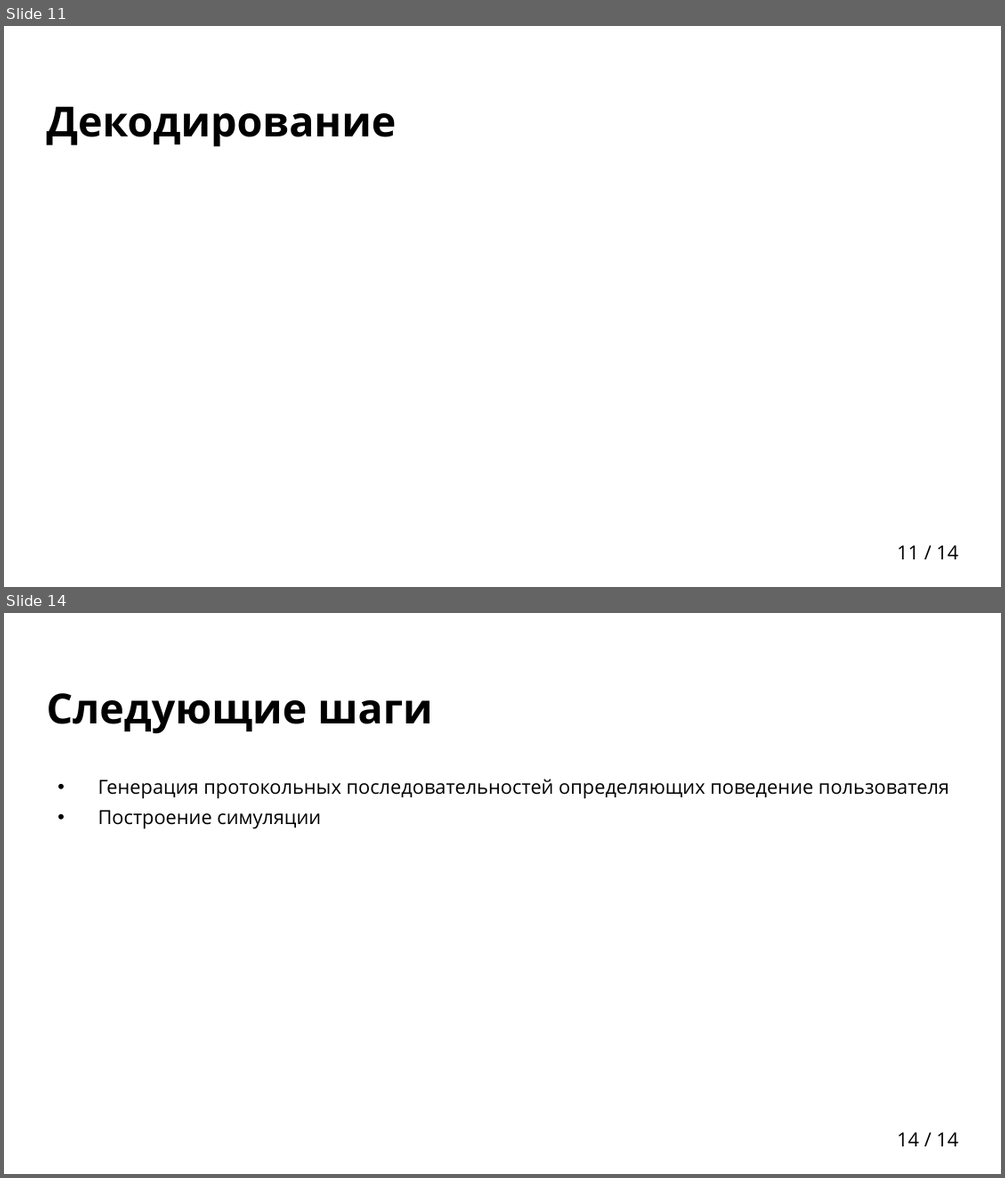
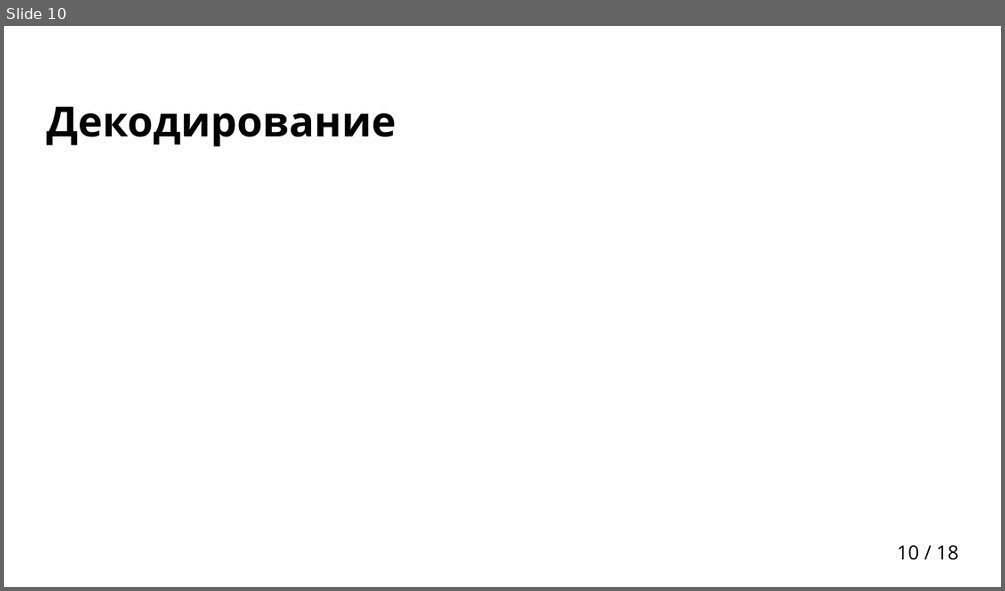
Before and after one commit to egalkin/bachelors_diploma, a slide deck: docs/presentation.pptx. Shown one above the other, each under a label of ours: slides 11 and 14 before the commit, slide 10 after it; the slides between them are not shown. The pictures are 1005x1178 and 1005x591 pixels, drawn with LibreOffice and Linux fonts; fonts in the diff are those of the drawing; grey boxes stand for pictures; background and template pictures are left out. Boxes give left, top, right and bottom in pixels: in the first picture for what was removed or moved away, otherwise in the second. Text is boxed around its words. In the diff, an @@ line names an element or a change of style, - is before the commit and + after.

```diff
--- a/docs/presentation.pptx
+++ b/docs/presentation.pptx
@@ slide 14 removed at box(4, 613, 1001, 1174), background picture (left out); not listed: 1 template element that a slide beside it also shows @@
@@ title removed at box(47, 693, 432, 734) @@
-Следующие шаги
@@ text removed at box(98, 779, 949, 829) @@
-• Генерация протокольных последовательностей определяющих поведение пользователя
-• Построение симуляции
@@ what was slide 11 is now slide 10 @@
@@ page number at box(897, 545, 958, 560): text changed @@
-11 / 14
+10 / 18
```
Also in this commit, not shown: 3 slides changed, 8 slides added, 3 other slides removed, 1 other file.
